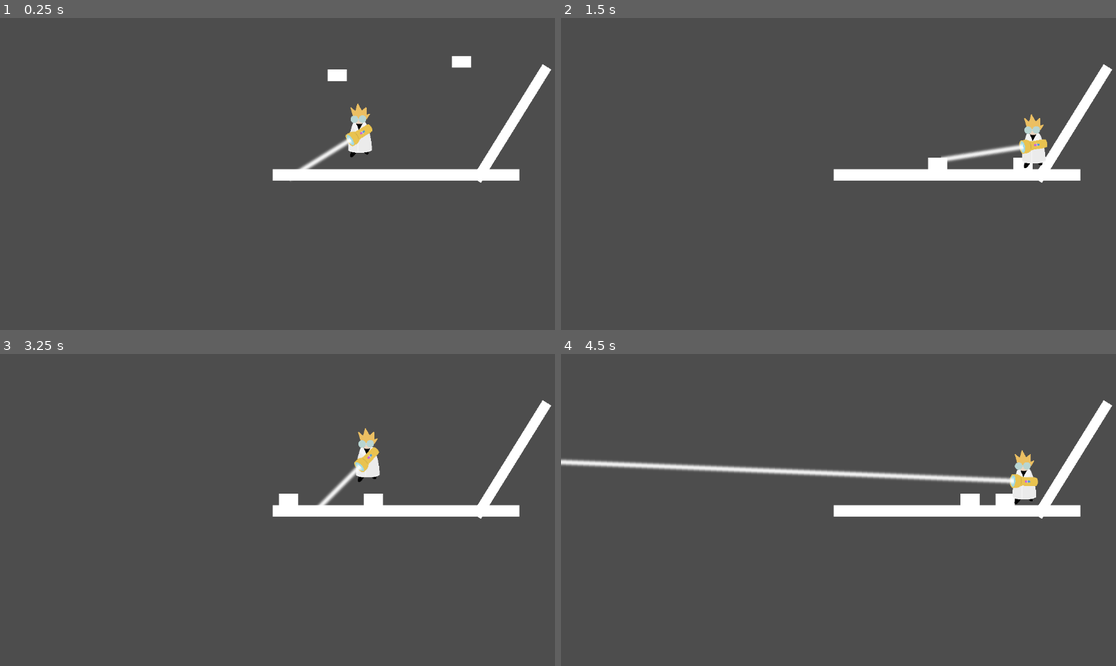
Above: before the commit, frames 1-4 (two rows, left to right).
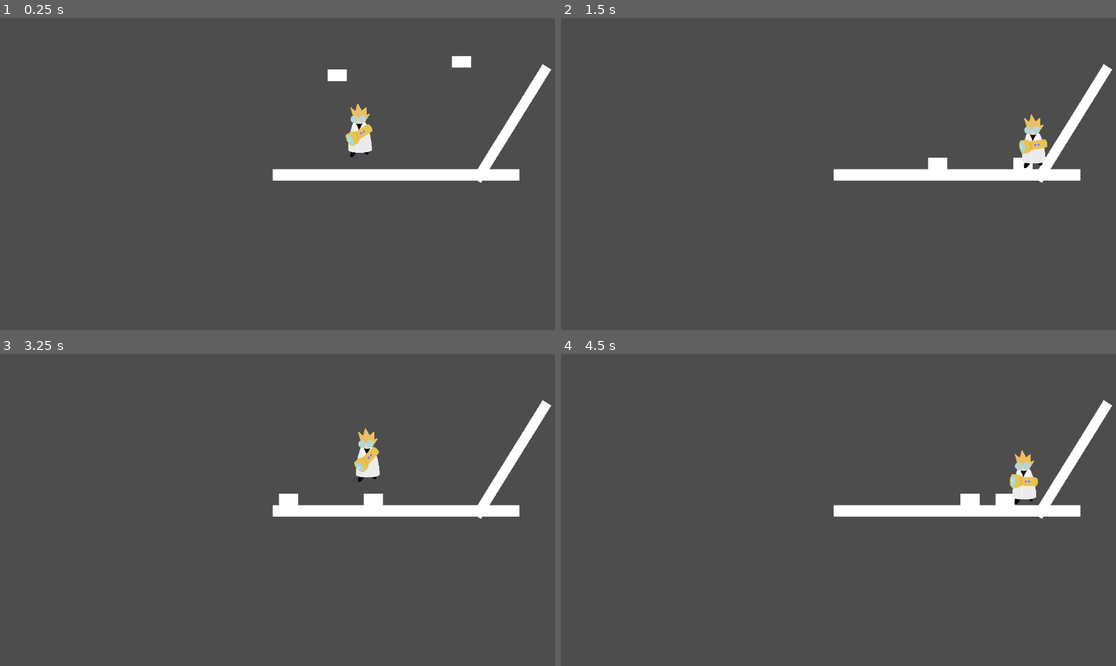
Above: after the commit, the same moments.

Repository: rafesholler/GMTK-2024
Game: Godot game, scene res://levels/test.tscn
Two runs of this game, one before a commit and one after it. Both use one fixed random seed, a clock stepped at 60 frames per second and the inputs below.
Inputs (mouse positions are in pixels of both pictures, inside the frame that each line leads up to):
- Up to frame 1 (0.25 s): no input
- Up to frame 2 (1.5 s): move the mouse to (960, 158) at 0.52 s; hold E (Enlarge) 0.53-1.28 s; hold D (Right) from 0.53 s (still down); tap Space (Jump) at 0.77 s; tap Q (Shrink) at 0.8, 1.35 s; move the mouse to (727, 189) at 1.27 s
- Up to frame 3 (3.25 s): tap Space (Jump) at 1.52, 3.02 s; tap E (Enlarge) at 1.55, 3.05 s; move the mouse to (333, 441) at 2.02 s; release D (Right) at 2.03 s; hold A (Left) 2.03-2.78 s; hold E (Enlarge) 2.03-2.78 s; tap Q (Shrink) at 2.3, 2.85 s; move the mouse to (249, 572) at 2.77 s; hold D (Right) from 2.78 s (still down)
- Up to frame 4 (4.5 s): move the mouse to (1005, 556) at 3.52 s; hold E (Enlarge) 3.53-4.28 s; tap Space (Jump) at 3.77 s; tap Q (Shrink) at 3.8, 4.35 s; move the mouse to (672, 463) at 4.27 s; release D (Right) at 4.28 s; hold A (Left) from 4.28 s (still down)

The runs differ from the first frame. In frame 1, 0.2% of the frame differs, in the area x 52-64%, y 38-53%; in frame 2, 0.3%; in frame 3, 0.2%; in frame 4, 1.8%, in the area x 0-82%, y 33-42%.

Commit message:
Working Lazer

Diff:
--- /dev/null
+++ b/Scenes and Scripts/Shader/raycolor.gdshader
@@ -0,0 +1,10 @@
+shader_type canvas_item;
+
+// --- Uniforms --- //
+uniform bool use_grayscale = true;
+uniform vec4 shift_color: source_color;
+
+void fragment() {
+	COLOR.rgb = mix(COLOR.rgb, vec3(0.299 * COLOR.r + 0.587 * COLOR.g + 0.114 * COLOR.b), float(use_grayscale));
+	COLOR *= shift_color;
+}
--- a/Testing/Scenes and Scripts/object.gd
+++ b/Testing/Scenes and Scripts/object.gd
@@ -10,6 +10,7 @@
 func _ready() -> void:
 	$Sprite2D.scale = Vector2(base_scale, base_scale)
 	$CollisionShape2D.scale = Vector2(base_scale, base_scale)
+	$Area2D/CollisionShape2D.scale = Vector2(base_scale, base_scale)
 	shrink_scale = base_scale - scale_limit
 	enlarge_scale = base_scale + scale_limit
 
--- a/characters/player.gd
+++ b/characters/player.gd
@@ -45,8 +45,12 @@
 	$Raygun.rotation = position.angle_to_point(get_global_mouse_position())
 	if $Raygun/RayCast2D.is_colliding():
 		$Raygun/Ray/Beam.size.x = $Raygun.global_position.distance_to($Raygun/RayCast2D.get_collision_point()) * 20
+		$Raygun/Ray/CollisionShape2D.shape.size.x = $Raygun.global_position.distance_to($Raygun/RayCast2D.get_collision_point()) * 2
+		$Raygun/Ray/CollisionShape2D.position.x = $Raygun/Ray/CollisionShape2D.shape.size.x/2
 	else:
 		$Raygun/Ray/Beam.size.x = 20000
+		$Raygun/Ray/CollisionShape2D.shape.size.x = 20000
+		$Raygun/Ray/CollisionShape2D.position.x = 10000
 
 	if is_on_floor() and velocity.x == 0:
 		$AnimatedSprite2D.play("Idle")
@@ -57,26 +61,24 @@
 
 	if get_global_mouse_position().x > self.position.x:
 		$AnimatedSprite2D.flip_h = false
-		#$Ray.position.x = 0
-		#$Ray/Sprite.flip_h = false
 	elif get_global_mouse_position().x < self.position.x:
 		$AnimatedSprite2D.flip_h = true
-		#$Ray.position.x = -53.5
-		#$Ray/Sprite.flip_h = true
 
 	#Handle Ray
 
 	if Input.is_action_pressed("Shrink"):
 		Global.ray_mode = "shrink"
-		#$Ray.visible = true
-		#$Ray.monitorable = true
+		$Raygun/Ray.visible = true
+		$Raygun/Ray.monitorable = true
+		$Raygun/Ray/Beam.material.set("shader_paramater/shift_color",Color(255,0,255,150))
 	elif Input.is_action_pressed("Enlarge"):
 		Global.ray_mode = "enlarge"
-		#$Ray.visible = true
-		#$Ray.monitorable = true
-	#else:
-		#$Ray.visible = false
-		#$Ray.monitorable = false
+		$Raygun/Ray.visible = true
+		$Raygun/Ray.monitorable = true
+		$Raygun/Ray/Beam.material.set("shader_paramater/shift_color",Color(0,255,255,150))
+	else:
+		$Raygun/Ray.visible = false
+		$Raygun/Ray.monitorable = false
 
 	Global.player_vel = velocity
 	move_and_slide()
--- a/characters/player.tscn
+++ b/characters/player.tscn
@@ -1,10 +1,11 @@
-[gd_scene load_steps=11 format=3 uid="uid://ba400k2p67nde"]
+[gd_scene load_steps=13 format=3 uid="uid://ba400k2p67nde"]
 
 [ext_resource type="Script" path="res://characters/player.gd" id="1_djl0v"]
 [ext_resource type="Texture2D" uid="uid://cb5mtbc56by2e" path="res://Assets/Walk Cycle/Walk1.png" id="2_4yupr"]
 [ext_resource type="Texture2D" uid="uid://bbgwn75s7i1bw" path="res://Assets/Walk Cycle/Walk2.png" id="3_w4l2y"]
 [ext_resource type="Texture2D" uid="uid://bwybw5l8yply4" path="res://Assets/Walk Cycle/Walk3.png" id="4_jgvo4"]
 [ext_resource type="Texture2D" uid="uid://cvpf585w51acw" path="res://Assets/Ray/Gun.png" id="5_o02km"]
+[ext_resource type="Shader" path="res://Scenes and Scripts/Shader/raycolor.gdshader" id="6_61d73"]
 [ext_resource type="Texture2D" uid="uid://bakyl4rv6t6op" path="res://Assets/Ray/Beam.png" id="6_t1pmg"]
 
 [sub_resource type="SpriteFrames" id="SpriteFrames_hlh5c"]
@@ -47,8 +48,13 @@
 radius = 43.5
 height = 156.0
 
+[sub_resource type="ShaderMaterial" id="ShaderMaterial_lbuqo"]
+shader = ExtResource("6_61d73")
+shader_parameter/use_grayscale = true
+shader_parameter/shift_color = Color(1, 1, 1, 1)
+
 [sub_resource type="RectangleShape2D" id="RectangleShape2D_f1ud2"]
-size = Vector2(128, 32)
+size = Vector2(12, 32)
 
 [sub_resource type="RectangleShape2D" id="RectangleShape2D_8xgfg"]
 
@@ -83,6 +89,7 @@
 monitorable = false
 
 [node name="Beam" type="TextureRect" parent="Raygun/Ray"]
+material = SubResource("ShaderMaterial_lbuqo")
 offset_left = -13.0
 offset_top = -64.0
 offset_right = 115.0
@@ -92,7 +99,7 @@
 stretch_mode = 1
 
 [node name="CollisionShape2D" type="CollisionShape2D" parent="Raygun/Ray"]
-position = Vector2(51, 0)
+position = Vector2(-7, 0)
 shape = SubResource("RectangleShape2D_f1ud2")
 
 [node name="CollisionShape2D" type="CollisionShape2D" parent="Raygun"]
